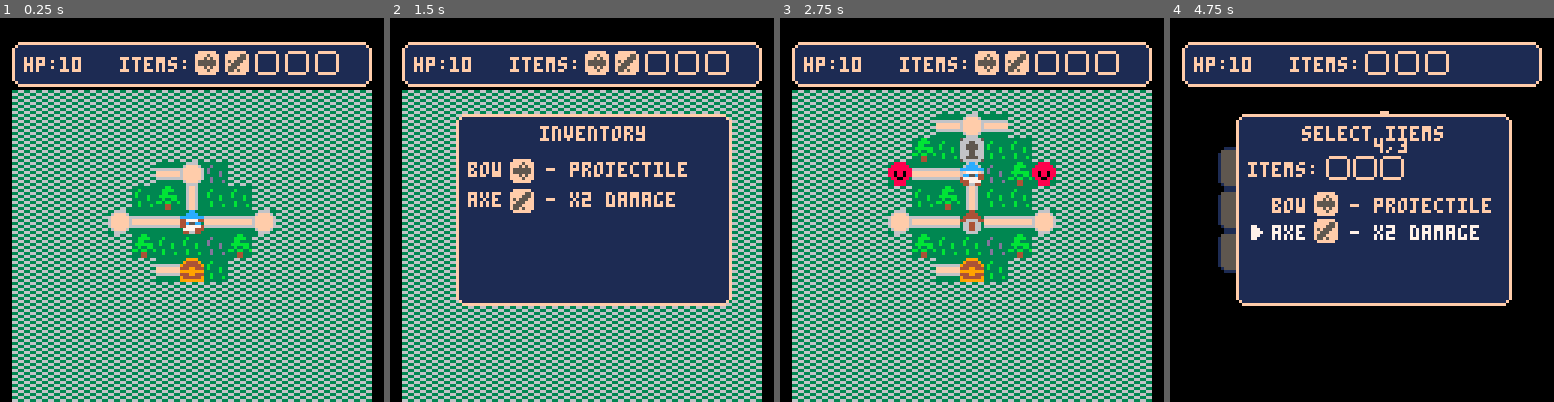
Above: before the commit, frames 1-4 (left to right).
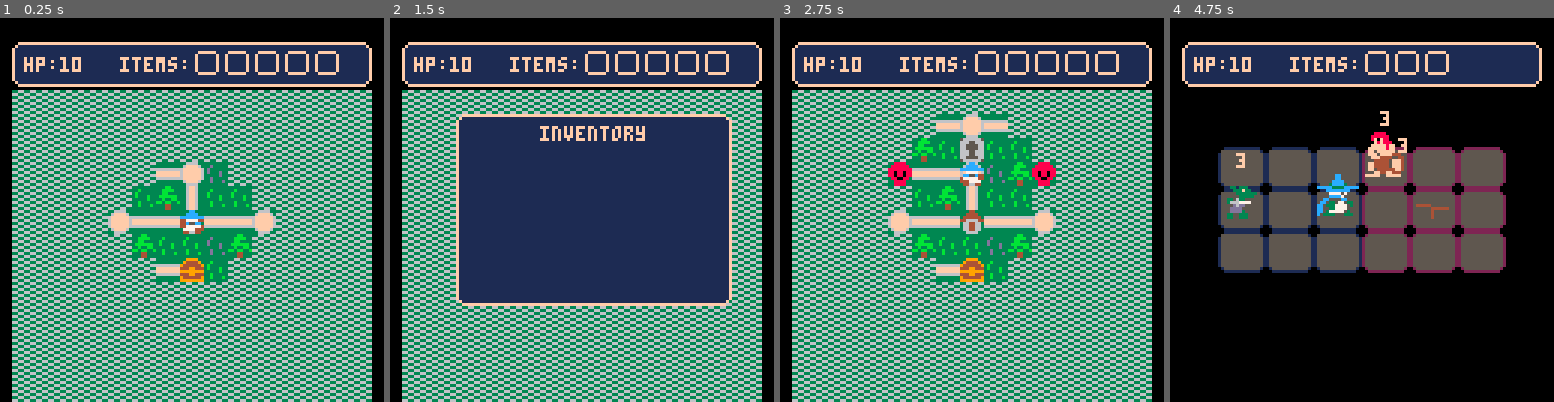
Above: after the commit, the same moments.

Repository: AddisonMink/tumberts-quest-p8
Game: PICO-8 cartridge wip.p8
Two runs of this game, one before a commit and one after it. Both use one fixed random seed, a clock stepped at 60 frames per second and the inputs below.
Inputs:
- Up to frame 1 (0.25 s): no input
- Up to frame 2 (1.5 s): tap X (X key) at 0.33, 1.07 s; tap O (Z key) at 0.7 s
- Up to frame 3 (2.75 s): hold Right 1.6-2.1 s; tap O (Z key) at 1.7, 2.1, 2.5 s; tap X (X key) at 1.85 s; hold Up 2.15-2.42 s; hold Right from 2.47 s (still down)
- Up to frame 4 (4.75 s): tap O (Z key) every 0.4 s from 2.9 to 4.5 s; tap X (X key) at 2.97, 4.08 s; release Right at 3.03 s; hold Left 3.08-3.58 s; hold Down 3.63-3.97 s; hold Right 4.02-4.68 s; hold Up from 4.73 s (still down)

The runs differ from the first frame. In frame 1, 0.4% of the frame differs, in the area x 51-65%, y 9-15%; in frame 2, 2.7%; in frame 3, 0.4%; in frame 4, 34%, in the area x 14-90%, y 25-75%.

Commit message:
populate treasure nodes

Diff:
--- a/wip.p8
+++ b/wip.p8
@@ -23,7 +23,7 @@
 battle_util = battle_util_module()
 items = item_module()
 
-inventory = { items.bow, items.axe }
+inventory = {}
 
 battles = {
   [10 .. "," .. 3] = {
@@ -61,7 +61,12 @@
 }
 
 treasures = {
-  [7 .. "," .. 7] = items[2]
+  [1 .. "," .. 1] = items.axe,
+  [13 .. "," .. 1] = items.axe,
+  [1 .. "," .. 5] = items.axe,
+  [13 .. "," .. 5] = items.axe,
+  [7 .. "," .. 7] = items.axe,
+  [1 .. "," .. 11] = items.axe
 }
 
 world = world_module(inventory, max_items, treasures, battles)
